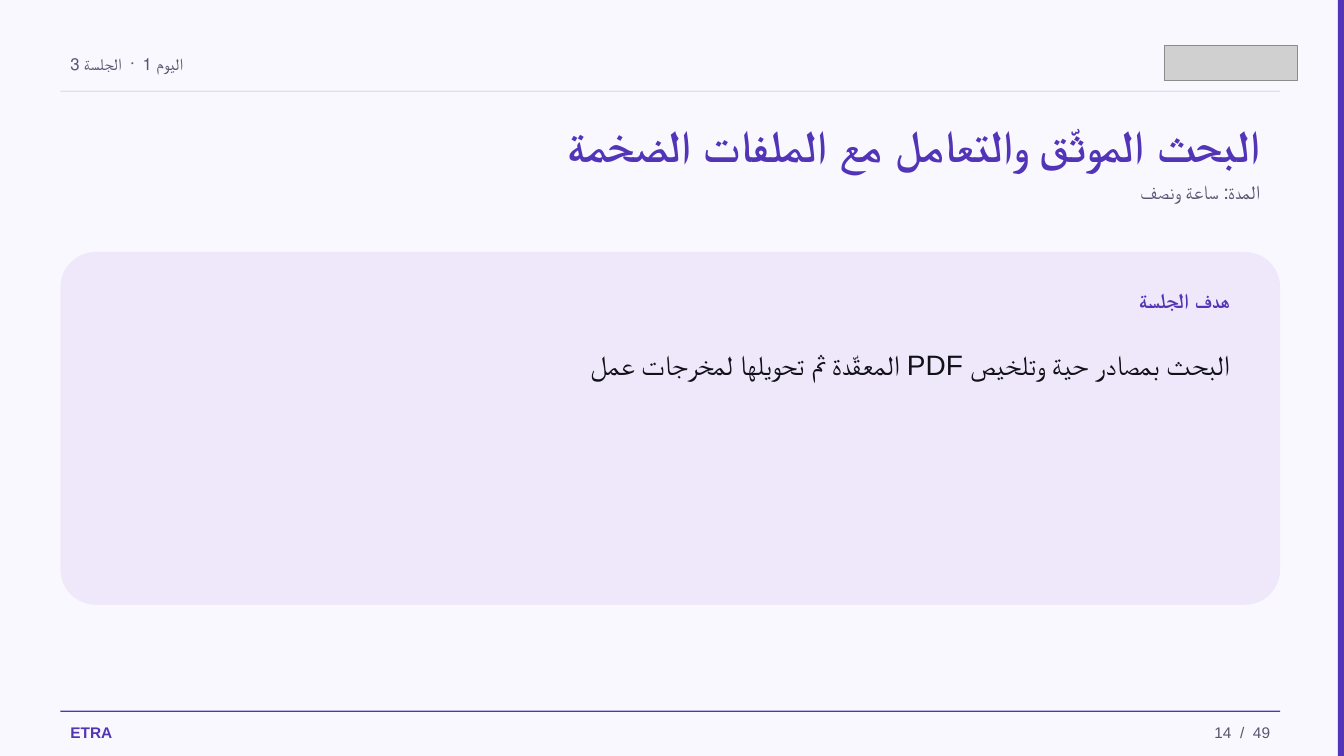
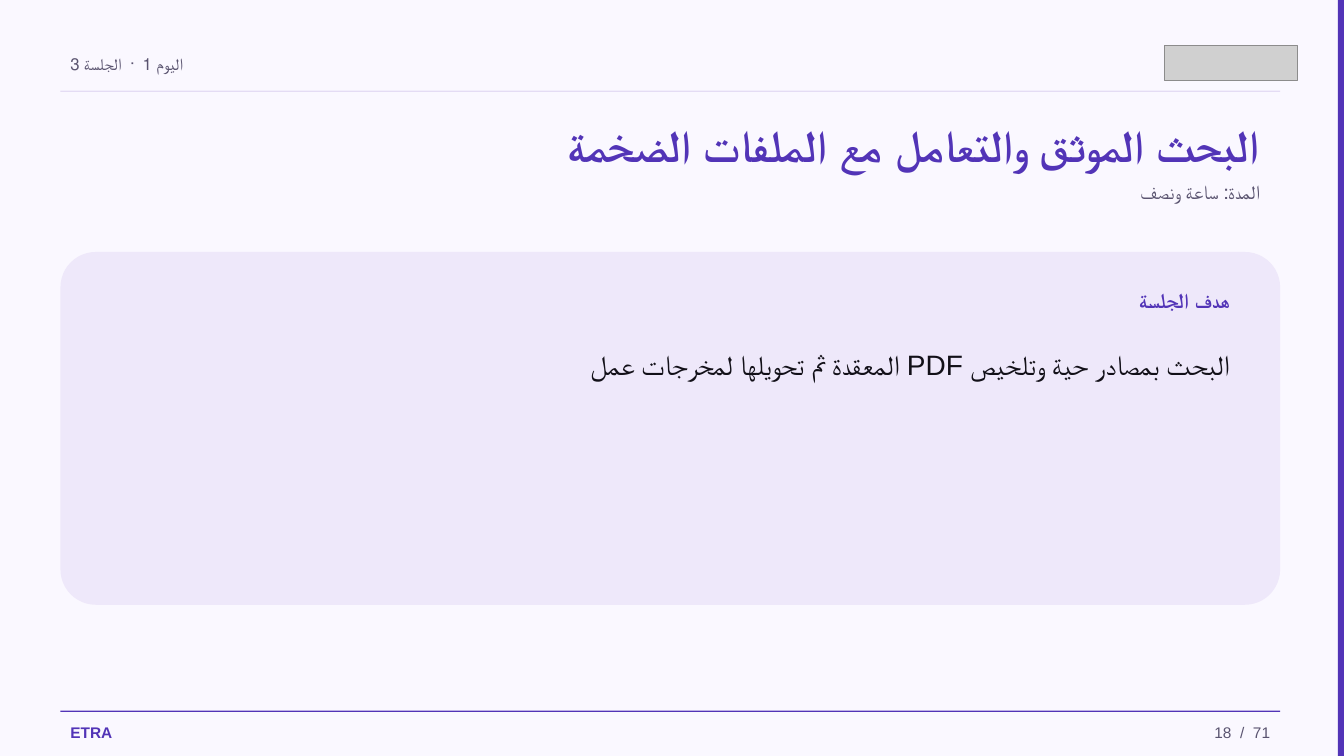
Before and after one commit to iksasa15/AI-ML, a slide deck: slide 18 of web-presentation/pdf-exports/ETRA-AI-Tools-Workshop-3Days-AR.pptx (slide 14 before the commit). Drawn at 1344x756 pixels with LibreOffice and Linux fonts; fonts in the diff are those of the drawing; grey boxes stand for pictures. Boxes give left, top, right and bottom in pixels: in the first picture for what was removed or moved away, otherwise in the second. Text is boxed around its words. In the diff, an @@ line names an element or a change of style, - is before the commit and + after.

Commit message:
feat: enhance Arabic text handling in PowerPoint generation scripts by adding tashkeel stripping functionality, improving text rendering for RTL presentations

```diff
--- a/web-presentation/pdf-exports/ETRA-AI-Tools-Workshop-3Days-AR.pptx
+++ b/web-presentation/pdf-exports/ETRA-AI-Tools-Workshop-3Days-AR.pptx
@@ text at <box>1214,727,1270,738</box>: text changed @@
-14 / 49
+18 / 71
```
Also in this commit, not shown: 47 other slides changed, 22 slides added, 3 other files.
